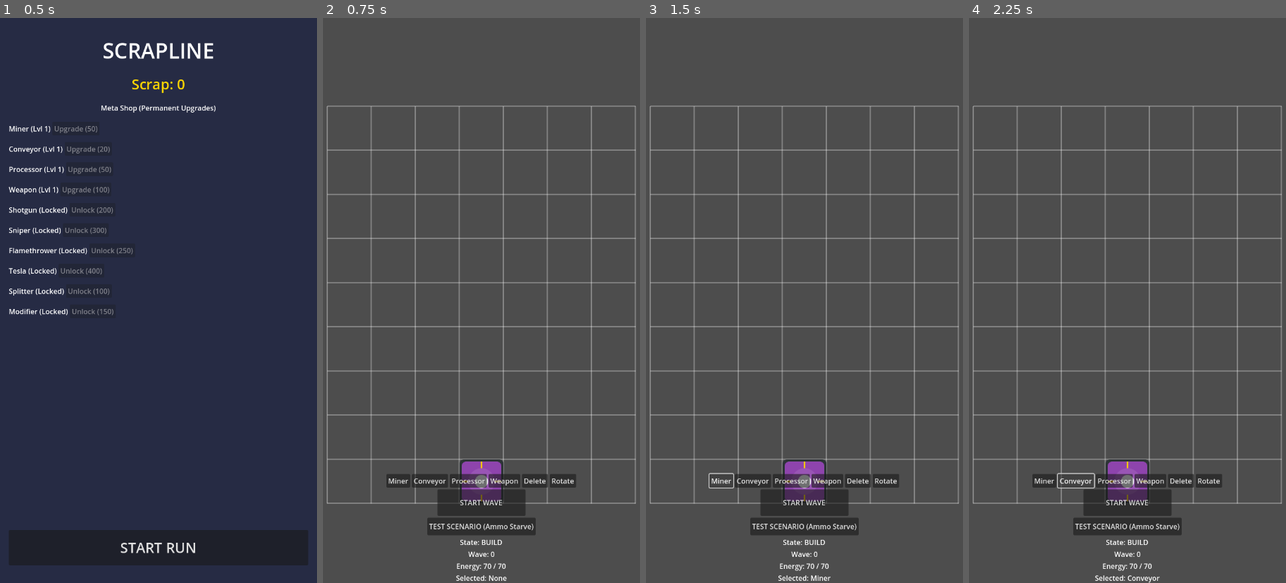
Above: before the commit, frames 1-4 (left to right).
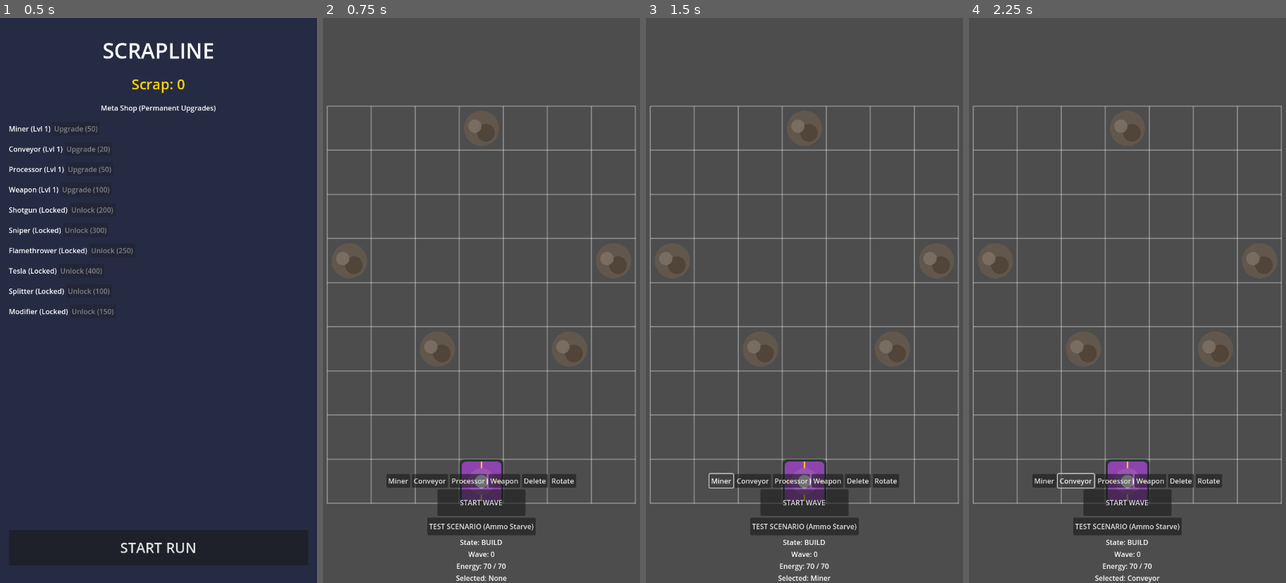
Above: after the commit, the same moments.

Repository: Spacesqueezer/Scrapline
Game: Godot game, scene res://scenes/main_menu.tscn
Two runs of this game, one before a commit and one after it. Both use one fixed random seed, a clock stepped at 60 frames per second and the inputs below.
Inputs:
- Up to frame 1 (0.5 s): no input
- Up to frame 2 (0.75 s): click "START RUN" at 0.5 s
- Up to frame 3 (1.5 s): click "Miner" at 1.25 s
- Up to frame 4 (2.25 s): click "Conveyor" at 2 s

Frame 1 is identical in both runs. In frame 2, 0.4% of the frame differs, in the area x 4-92%, y 18-60%; in frame 3, 0.4%; in frame 4, 0.4%.

Commit message:
Fix Miner arrow z-order and refine conveyor SVG default rotation
- Moved the Miner's custom `_draw()` directional arrow to a dedicated `indicator_node` child with `z_index = 10` so it draws on top of the main sprite instead of behind it.
- Adjusted the base graphics in `conveyor.svg` to naturally face UP to align with standard spawning rotations in engine.
- Implemented `queue_redraw()` call inside `Building.rotate_building()` so the arrow visually updates without requiring damage redraws.

Co-authored-by: Spacesqueezer <86262998+Spacesqueezer@users.noreply.github.com>

Diff:
--- a/project/scripts/GridManager.gd
+++ b/project/scripts/GridManager.gd
@@ -6,6 +6,8 @@
 
 # Dictionary to map Vector2i grid coordinates to Module Nodes
 var grid: Dictionary = {}
+# Array to store coordinates of Ore Veins
+var ore_veins: Array[Vector2i] = []
 
 var current_selected_building: String = ""
 var can_build: bool = true
@@ -17,14 +19,32 @@
 
 func _ready():
 	print("GridManager initialized. Size: ", grid_size)
+	_generate_ore_veins()
 	queue_redraw()
 	# Размещаем Ядро на старте (посередине внизу)
 	_place_core()
 
+func _generate_ore_veins():
+	ore_veins.clear()
+	var vein_count = 5 # Количество жил на уровне
+	# Исключаем нижний ряд (возле ядра)
+	for i in range(vein_count):
+		var rx = randi() % grid_size.x
+		var ry = randi() % (grid_size.y - 2) # Выше нижних 2 рядов
+		var pos = Vector2i(rx, ry)
+		if pos not in ore_veins:
+			ore_veins.append(pos)
+
 func _place_core():
 	core_building = CoreBuilding.new()
 	var md = ModuleData.new()
-	core_building.setup(md, Vector2i(grid_size.x / 2, grid_size.y - 1))
+	var core_pos = Vector2i(grid_size.x / 2, grid_size.y - 1)
+
+	# Убедимся, что под ядром нет руды
+	if core_pos in ore_veins:
+		ore_veins.erase(core_pos)
+
+	core_building.setup(md, core_pos)
 	core_building.facing_direction = Vector2i.UP
 	place_module(core_building.grid_position, core_building)
 
@@ -58,17 +78,39 @@
 		if module:
 			module.rotate_building()
 
+func get_building_cost(type: String) -> int:
+	match type:
+		"Conveyor": return 2
+		"Miner": return 15
+		"Processor": return 20
+		"Modifier": return 25
+		"Weapon", "Shotgun", "Flamethrower", "Tesla", "Sniper": return 30
+		"Splitter": return 10
+	return 10
+
 func attempt_build(grid_pos: Vector2i):
 	if grid.has(grid_pos):
 		print("Cell occupied!")
 		return
 
-	var new_building: Building = null
-	var cost = 10 # Хардкодим стоимость для MVP (можно брать из ModuleData потом)
+	var is_ore_vein = grid_pos in ore_veins
+
+	if current_selected_building == "Miner" and not is_ore_vein:
+		print("Miner must be placed on an Ore Vein!")
+		# TODO: Показать визуальную ошибку (всплывающий текст)
+		return
+	elif current_selected_building != "Miner" and is_ore_vein:
+		print("Cannot place this building on an Ore Vein!")
+		return
+
+	var cost = get_building_cost(current_selected_building)
 
 	if game_manager and game_manager.current_energy < cost:
 		print("Not enough energy!")
 		return
+
+	var new_building: Building = null
+
 	match current_selected_building:
 		"Miner":
 			new_building = Miner.new()
@@ -102,8 +144,19 @@
 			new_building = WeaponBuilding.new()
 			var w_data = WeaponData.new()
 			var lvl = SaveManager.get_module_level("Weapon") if SaveManager else 1
-			w_data.fire_rate = 2.0 * (1.0 + (lvl - 1) * 0.1) # +10% скорострельности за уровень
+			w_data.fire_rate = 2.0 * (1.0 + (lvl - 1) * 0.1)
 			w_data.range = 500.0
+			new_building.setup_weapon(w_data, grid_pos)
+			new_building.facing_direction = Vector2i.UP
+			new_building.on_fire.connect(_on_weapon_fire)
+		"Shotgun":
+			new_building = WeaponBuilding.new()
+			var w_data = WeaponData.new()
+			var lvl = SaveManager.get_module_level("Shotgun") if SaveManager else 1
+			w_data.fire_rate = 1.0
+			w_data.range = 250.0
+			w_data.firing_arc = 30.0
+			w_data.projectiles_per_shot = 3 + (lvl - 1)
 			new_building.setup_weapon(w_data, grid_pos)
 			new_building.facing_direction = Vector2i.UP
 			new_building.on_fire.connect(_on_weapon_fire)
@@ -135,17 +188,6 @@
 			w_data.fire_rate = 1.5
 			w_data.range = 350.0
 			w_data.base_damage = 15.0 * (1.0 + (lvl - 1) * 0.2)
-			new_building.setup_weapon(w_data, grid_pos)
-			new_building.facing_direction = Vector2i.UP
-			new_building.on_fire.connect(_on_weapon_fire)
-		"Shotgun":
-			new_building = WeaponBuilding.new()
-			var w_data = WeaponData.new()
-			var lvl = SaveManager.get_module_level("Shotgun") if SaveManager else 1
-			w_data.fire_rate = 1.0
-			w_data.range = 250.0
-			w_data.firing_arc = 30.0 # Сужаем конус до 30 градусов
-			w_data.projectiles_per_shot = 3 + (lvl - 1) # +1 пуля за каждый уровень
 			new_building.setup_weapon(w_data, grid_pos)
 			new_building.facing_direction = Vector2i.UP
 			new_building.on_fire.connect(_on_weapon_fire)
@@ -164,7 +206,15 @@
 		place_module(grid_pos, new_building)
 
 func _draw():
-	# Отрисовываем сетку для прототипа (используем белый цвет, чтобы было видно на сером фоне)
+	# Отрисовываем рудные жилы (Ore Veins)
+	for vein in ore_veins:
+		var center = grid_to_world(vein)
+		# Рисуем пятно руды (коричнево-серое)
+		draw_circle(center, cell_size * 0.4, Color(0.4, 0.35, 0.3, 0.8))
+		draw_circle(center + Vector2(10, 10), cell_size * 0.2, Color(0.3, 0.25, 0.2, 0.8))
+		draw_circle(center + Vector2(-15, -5), cell_size * 0.15, Color(0.5, 0.45, 0.4, 0.8))
+
+	# Отрисовываем сетку
 	for x in range(grid_size.x + 1):
 		draw_line(Vector2(x * cell_size, 0), Vector2(x * cell_size, grid_size.y * cell_size), Color(1.0, 1.0, 1.0, 0.3), 3.0)
 	for y in range(grid_size.y + 1):
@@ -223,9 +273,21 @@
 			return
 
 		# Восстанавливаем энергию
-		if module is Building and module.data and game_manager:
-			game_manager.current_energy += module.data.energy_cost
-			game_manager.energy_changed.emit(game_manager.current_energy, game_manager.max_energy)
+		if module is Building:
+			var cost = 10
+			if current_selected_building != "":
+				# Попытка получить цену здания, хотя мы уже не знаем тип при удалении точно без проверки класса,
+				# для прототипа сойдет. Но лучше сделать проверку.
+				if module is Miner: cost = get_building_cost("Miner")
+				elif module is ConveyorBuilding: cost = get_building_cost("Conveyor")
+				elif module is ProcessorBuilding: cost = get_building_cost("Processor")
+				elif module is ModifierBuilding: cost = get_building_cost("Modifier")
+				elif module is WeaponBuilding: cost = get_building_cost("Weapon")
+				elif module is SplitterBuilding: cost = get_building_cost("Splitter")
+
+			if game_manager:
+				game_manager.current_energy += cost
+				game_manager.energy_changed.emit(game_manager.current_energy, game_manager.max_energy)
 
 		grid.erase(grid_pos)
 		module.queue_free()
--- a/project/scripts/Miner.gd
+++ b/project/scripts/Miner.gd
@@ -4,6 +4,7 @@
 @export var produce_time: float = 1.0
 var timer: float = 0.0
 var active: bool = false
+var indicator_node: Node2D
 
 func _init():
 	base_texture_path = "res://assets/miner.svg"
@@ -11,6 +12,12 @@
 func _ready():
 	super._ready()
 	active = true
+	indicator_node = Node2D.new()
+	indicator_node.z_index = 10 # Поверх спрайта здания
+	add_child(indicator_node)
+	indicator_node.draw.connect(_on_indicator_draw)
+	# Force an initial draw
+	indicator_node.queue_redraw()
 
 func _process(delta):
 	if not active or not is_combat_active():
@@ -29,8 +36,12 @@
 	# Emit out in the facing direction
 	on_payload_output.emit(p, facing_direction)
 
-func _draw():
-	super._draw()
+func rotate_building(dir: Vector2i = Vector2i.ZERO):
+	super.rotate_building(dir)
+	if indicator_node:
+		indicator_node.queue_redraw()
+
+func _on_indicator_draw():
 	# Рисуем стрелку направления выдачи
 	var dir_vec = Vector2(facing_direction)
 	var arrow_len = 35.0
@@ -38,11 +49,11 @@
 	var color = Color(0.2, 1.0, 0.2, 0.8) # Зеленая стрелка
 
 	# Линия стрелки
-	draw_line(Vector2.ZERO, arrow_end, color, 4.0)
+	indicator_node.draw_line(Vector2.ZERO, arrow_end, color, 4.0)
 
 	# Усики стрелки
 	var angle = dir_vec.angle()
 	var left_wing = arrow_end - Vector2.from_angle(angle - PI/6) * 10.0
 	var right_wing = arrow_end - Vector2.from_angle(angle + PI/6) * 10.0
-	draw_line(arrow_end, left_wing, color, 4.0)
-	draw_line(arrow_end, right_wing, color, 4.0)
+	indicator_node.draw_line(arrow_end, left_wing, color, 4.0)
+	indicator_node.draw_line(arrow_end, right_wing, color, 4.0)
